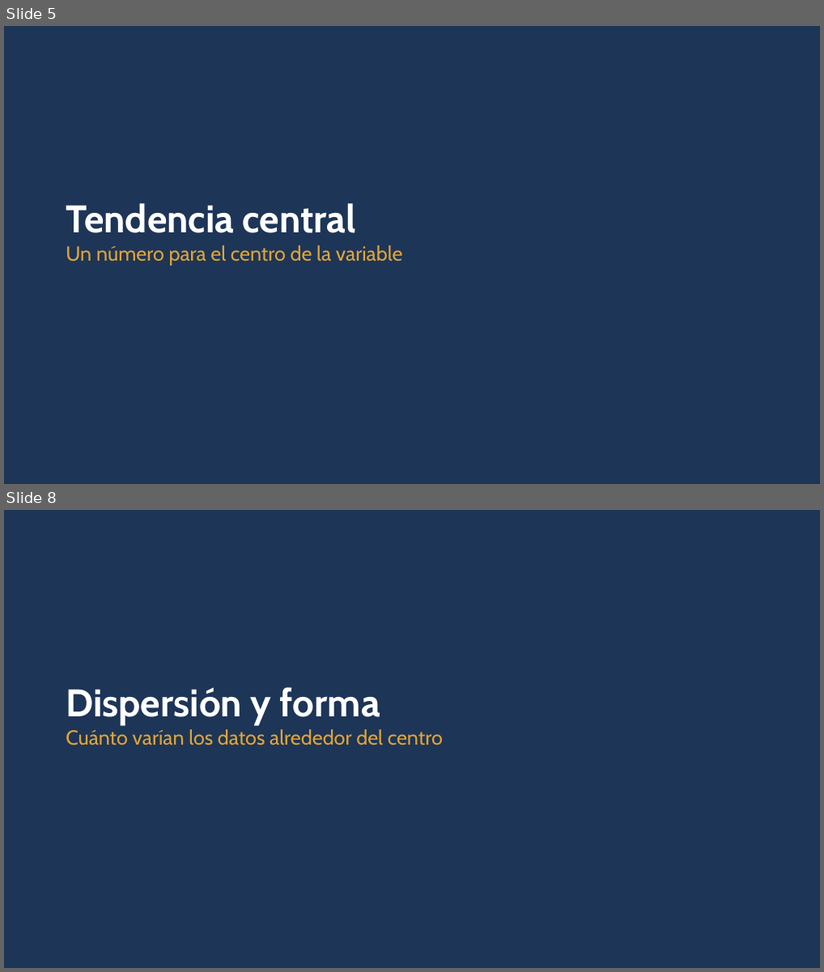
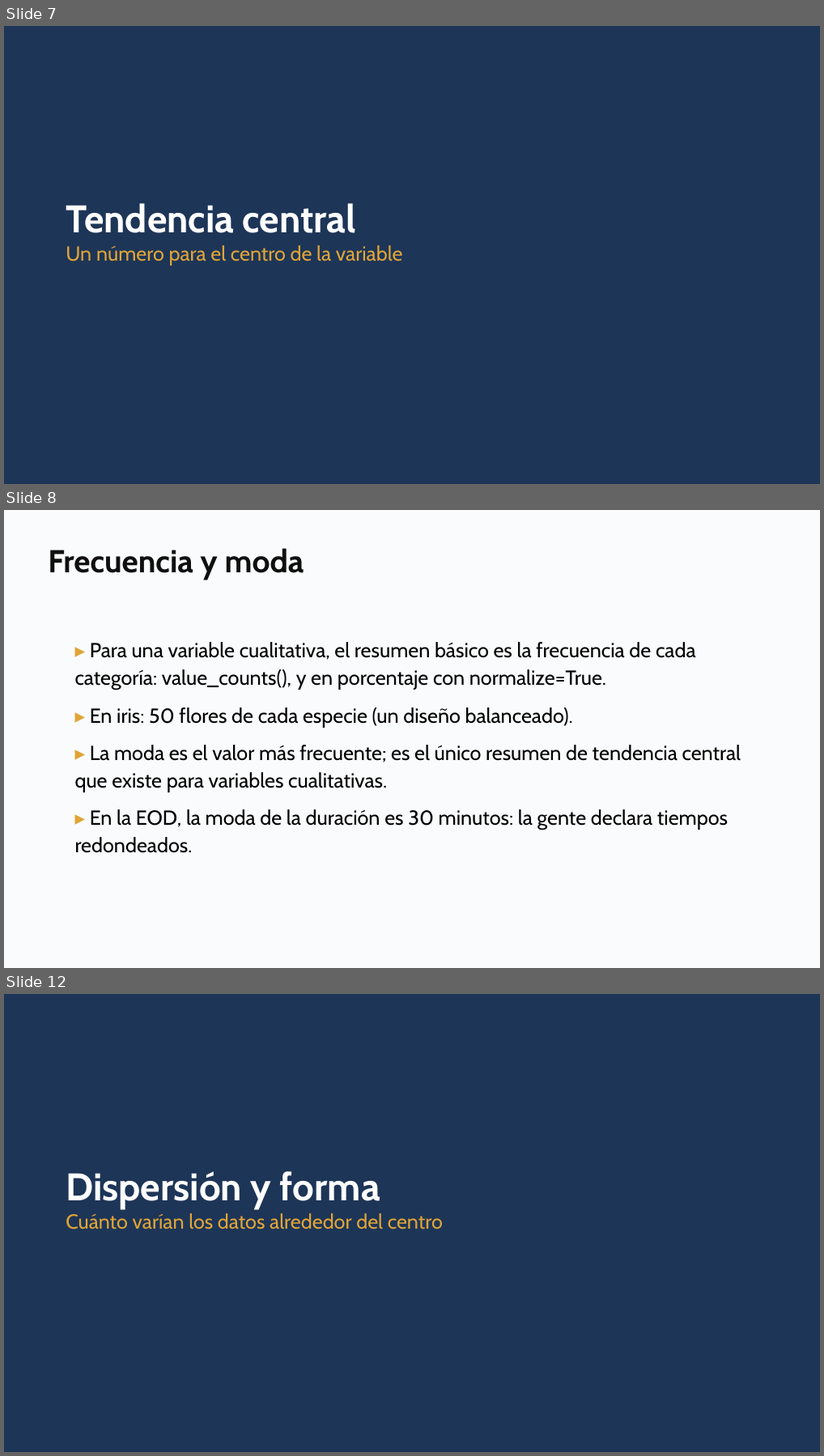
Before and after one commit to daniopitz/diplomado-cdd, a slide deck: presentaciones/clase02_eda_descriptiva.pptx. Shown one above the other, each under a label of ours: slides 5 and 8 before the commit, slides 7, 8 and 12 after it; the slides between them are not shown. The pictures are 824x972 and 824x1456 pixels, drawn with LibreOffice and Linux fonts; fonts in the diff are those of the drawing. Boxes give left, top, right and bottom in pixels: in the first picture for what was removed or moved away, otherwise in the second. Text is boxed around its words. In the diff, an @@ line names an element or a change of style, - is before the commit and + after.

```diff
--- a/presentaciones/clase02_eda_descriptiva.pptx
+++ b/presentaciones/clase02_eda_descriptiva.pptx
@@ slide 8 added at <box>4,510,820,968</box>, background #FFFFFF @@
@@ rectangle added at <box>4,510,820,968</box>, fill #FAFBFC @@
@@ text added at <box>48,548,305,580</box>, 28 pt, text #0F0F0F, bold @@
+Frecuencia y moda
@@ text added at <box>75,642,741,853</box>, 18 pt, text #000000 @@
+▸ Para una variable cualitativa, el resumen básico es la frecuencia de cada categoría: value_counts(), y en porcentaje con normalize=True.
+▸ En iris: 50 flores de cada especie (un diseño balanceado).
+▸ La moda es el valor más frecuente; es el único resumen de tendencia central que existe para variables cualitativas.
+▸ En la EOD, la moda de la duración es 30 minutos: la gente declara tiempos redondeados.
@@ what was slide 5 is now slide 7 @@
@@ what was slide 8 is now slide 12 @@
```
Also in this commit, not shown: 5 slides changed, 5 other slides added, 4 other files.
